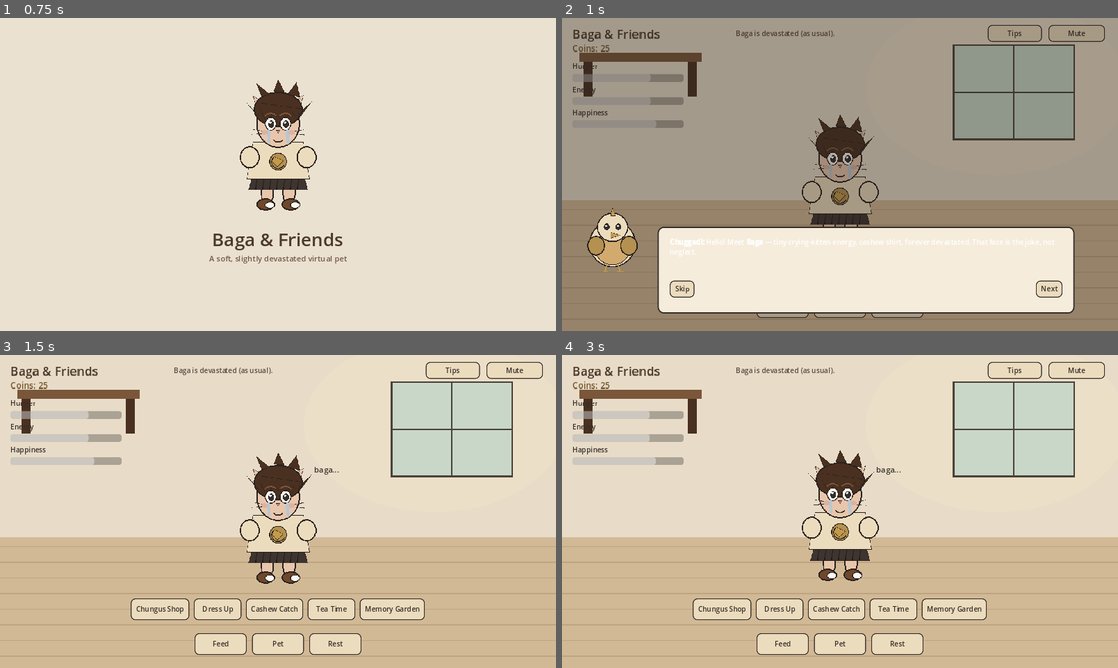
Above: before the commit, frames 1-4 (two rows, left to right).
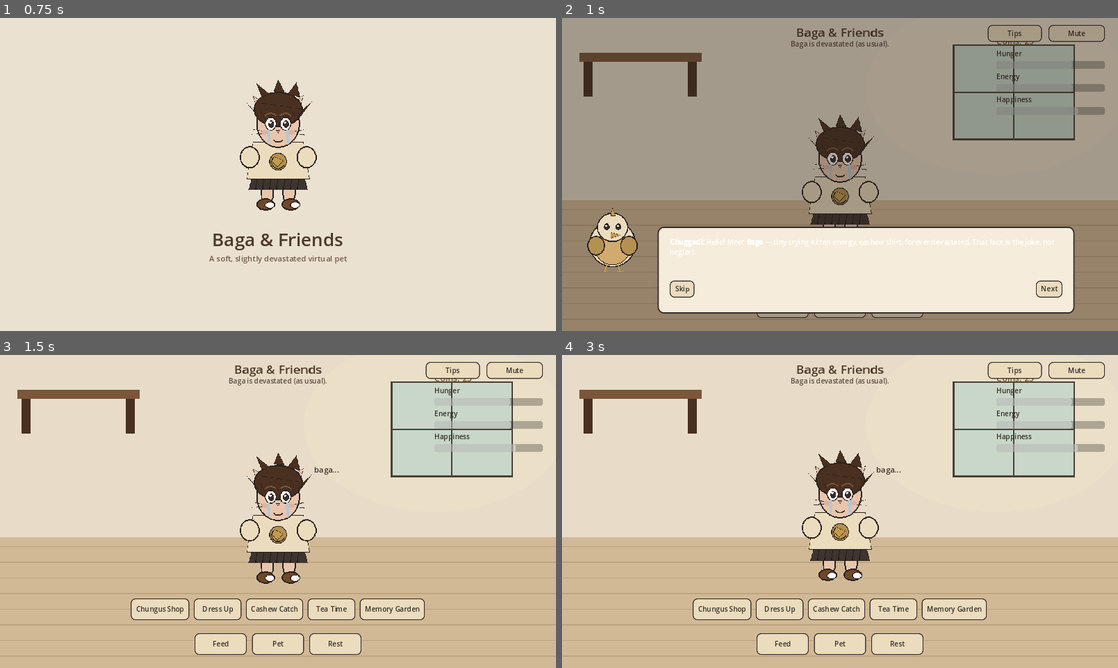
Above: after the commit, the same moments.

Repository: jxav22/baga-and-friends
Game: Godot game, scene res://scenes/Boot.tscn
The game is run twice, just before and just after one commit, with the same random seed, the same clock (stepped at 60 frames per second) and the same inputs.
Inputs:
- Up to frame 1 (0.75 s): tap Enter at 0.5 s; hold D (move_right) from 0.53 s (still down); tap Space (action_confirm) at 0.6 s
- Up to frame 2 (1 s): keep holding D (move_right)
- Up to frame 3 (1.5 s): release D (move_right) at 1.25 s; click "Skip" at 1.25 s
- Up to frame 4 (3 s): click "Tips" at 2 s; click "Skip" at 2.75 s

Frame 1 is identical in both runs. In frame 2, 1.8% of the frame differs, in the area x 1-98%, y 3-36%; in frame 3, 2.9%; in frame 4, 3.0%.

Commit message:
Polish for publish: tutorial click-through, HUD layout, gh-pages fallback
- Tutorial dimmer ignores mouse while waiting for Pet/Feed
- Move needs/coins HUD off the room shelf
- Workflow updates gh-pages branch; Actions Pages deploy is soft-fail until enabled
- Document exact Pages activation steps

Co-authored-by: Jason <jasxavier7@gmail.com>

Diff:
--- a/scenes/MainRoom.tscn
+++ b/scenes/MainRoom.tscn
@@ -86,33 +86,35 @@
 
 [node name="Title" type="Label" parent="HUD"]
 layout_mode = 0
-offset_left = 24.0
-offset_top = 16.0
-offset_right = 420.0
-offset_bottom = 56.0
+offset_left = 360.0
+offset_top = 12.0
+offset_right = 920.0
+offset_bottom = 52.0
 theme_override_colors/font_color = Color(0.29, 0.22, 0.16, 1)
 theme_override_font_sizes/font_size = 28
 text = "Baga & Friends"
+horizontal_alignment = 1
 
 [node name="CoinsLabel" type="Label" parent="HUD"]
 layout_mode = 0
-offset_left = 24.0
-offset_top = 56.0
-offset_right = 220.0
-offset_bottom = 88.0
+offset_left = 1000.0
+offset_top = 40.0
+offset_right = 1250.0
+offset_bottom = 68.0
 theme_override_colors/font_color = Color(0.45, 0.33, 0.16, 1)
 theme_override_font_sizes/font_size = 20
 text = "Coins: 25"
 
 [node name="StatusLabel" type="Label" parent="HUD"]
 layout_mode = 0
-offset_left = 400.0
-offset_top = 24.0
-offset_right = 900.0
-offset_bottom = 56.0
+offset_left = 360.0
+offset_top = 48.0
+offset_right = 920.0
+offset_bottom = 76.0
 theme_override_colors/font_color = Color(0.35, 0.28, 0.24, 1)
 theme_override_font_sizes/font_size = 16
 text = "Baga is devastated (as usual). Softly."
+horizontal_alignment = 1
 
 [node name="MuteButton" type="Button" parent="HUD"]
 layout_mode = 0
@@ -132,10 +134,10 @@
 
 [node name="Needs" type="VBoxContainer" parent="HUD"]
 layout_mode = 0
-offset_left = 24.0
-offset_top = 100.0
-offset_right = 280.0
-offset_bottom = 250.0
+offset_left = 1000.0
+offset_top = 70.0
+offset_right = 1250.0
+offset_bottom = 220.0
 theme_override_constants/separation = 6
 
 [node name="HungerLabel" type="Label" parent="HUD/Needs"]
--- a/scripts/tutorial/Chuggadi.gd
+++ b/scripts/tutorial/Chuggadi.gd
@@ -59,6 +59,16 @@
 	_waiting_action = str(entry.get("wait", ""))
 	btn_next.text = "Done" if _step == _lines.size() - 1 else ("Waiting…" if _waiting_action != "" else "Next")
 	btn_next.disabled = _waiting_action != ""
+	# While waiting for Pet/Feed, let care buttons receive clicks through the dimmer.
+	var dim := get_node_or_null("Dim") as Control
+	if _waiting_action != "":
+		mouse_filter = Control.MOUSE_FILTER_IGNORE
+		if dim:
+			dim.mouse_filter = Control.MOUSE_FILTER_IGNORE
+	else:
+		mouse_filter = Control.MOUSE_FILTER_STOP
+		if dim:
+			dim.mouse_filter = Control.MOUSE_FILTER_STOP
 
 
 func _on_next() -> void:
Not shown, changed: HANDOFF.md
